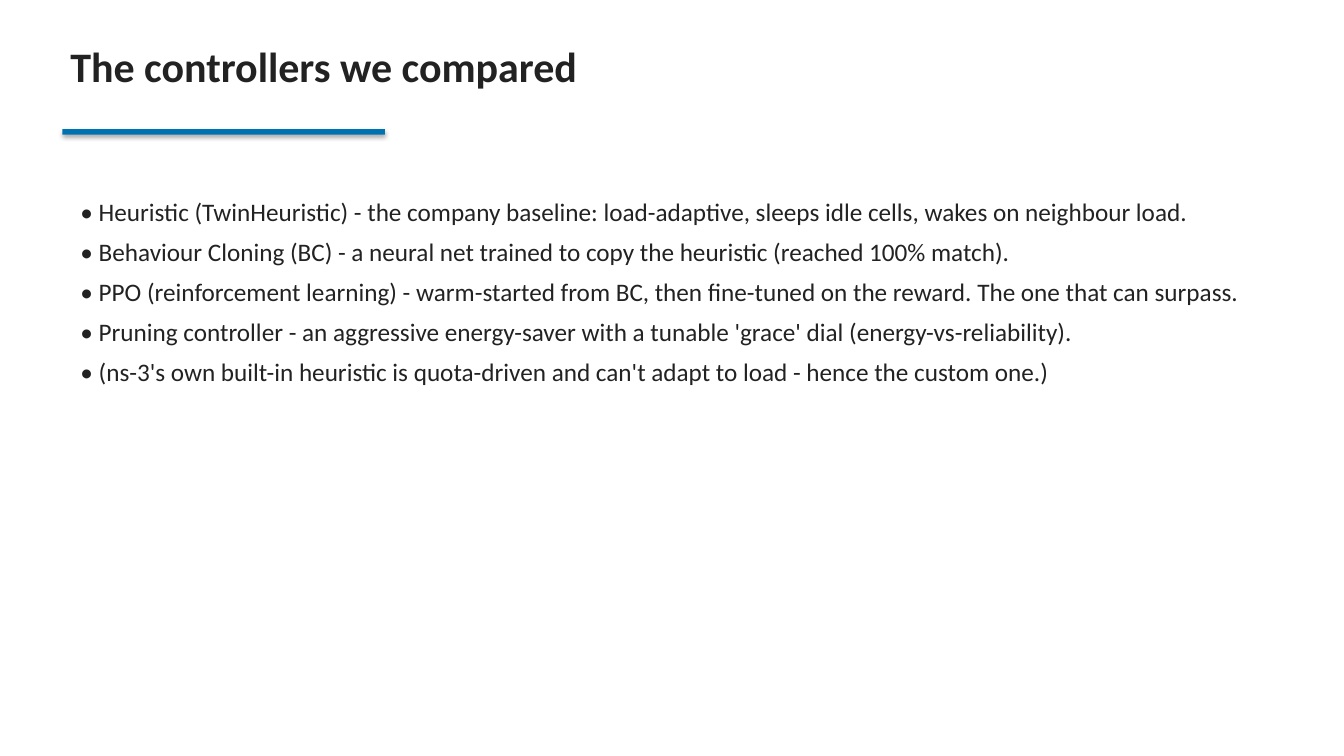
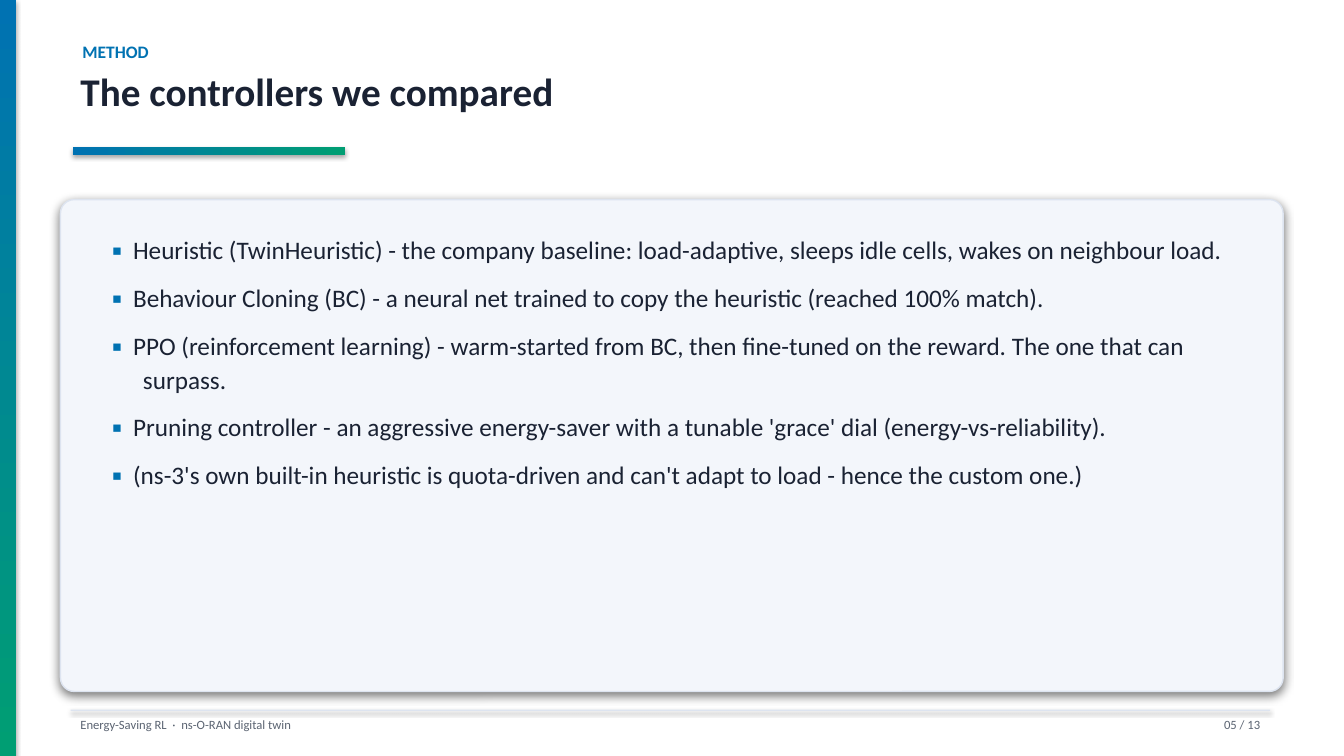
Before and after one commit to SergeantCooper/ns-o-ran-gym, a slide deck: slide 5 of energy_saving_RL_project.pptx. Drawn at 1344x756 pixels with LibreOffice and Linux fonts; fonts in the diff are those of the drawing. Boxes give left, top, right and bottom in pixels: in the first picture for what was removed or moved away, otherwise in the second. Text is boxed around its words. In the diff, an @@ line names an element or a change of style, - is before the commit and + after.

Commit message:
deck: redesign build_ppt.py with a cohesive visual theme
Adds a design system to the presentation (content/numbers unchanged):
- navy gradient title with capability pills + accent band
- per-slide section kickers, gradient underline, left accent strip, footer + page numbers
- content on soft-shadowed panels; colour-coded bullet markers
- figures mounted on shadowed cards, box-fit to the slide (fixes overflow)

```diff
--- a/energy_saving_RL_project.pptx
+++ b/energy_saving_RL_project.pptx
@@ rectangle added at <box>0,0,16,756</box>, fill gradient #0072B2 to #009E73 @@
@@ text added at <box>82,46,148,58</box>, 12.5 pt, text #0072B2, bold @@
+METHOD
@@ text "The controllers we compared": place and size @@
-text "The controllers we compared" at <box>70,52,577,89</box>
+text "The controllers we compared" at <box>80,78,554,112</box>
@@ text "The controllers we compared" at <box>80,78,554,112</box>: size 30 to 28 pt, text colour #222222 to #1A2233 @@
@@ rectangle: place and size @@
-rectangle at <box>63,129,385,135</box>
+rectangle at <box>73,147,345,154</box>
@@ rectangle at <box>73,147,345,154</box>: fill #0072B2 to gradient #0072B2 to #009E73 @@
@@ rounded rectangle added at <box>60,200,1284,692</box>, fill #F3F6FB, outline #DDE4F0 1 pt @@
@@ text at <box>133,240,1221,488</box>: text changed; text colour #222222 to #1A2233 @@
-• Heuristic (TwinHeuristic) - the company baseline: load-adaptive, sleeps idle cells, wakes on neighbour load.
-• Behaviour Cloning (BC) - a neural net trained to copy the heuristic (reached 100% match).
-• PPO (reinforcement learning) - warm-started from BC, then fine-tuned on the reward. The one that can surpass.
-• Pruning controller - an aggressive energy-saver with a tunable 'grace' dial (energy-vs-reliability).
-• (ns-3's own built-in heuristic is quota-driven and can't adapt to load - hence the custom one.)
+▪ Heuristic (TwinHeuristic) - the company baseline: load-adaptive, sleeps idle cells, wakes on neighbour load.
+▪ Behaviour Cloning (BC) - a neural net trained to copy the heuristic (reached 100% match).
+▪ PPO (reinforcement learning) - warm-started from BC, then fine-tuned on the reward. The one that can surpass.
+▪ Pruning controller - an aggressive energy-saver with a tunable 'grace' dial (energy-vs-reliability).
+▪ (ns-3's own built-in heuristic is quota-driven and can't adapt to load - hence the custom one.)
@@ rectangle added at <box>71,710,1270,711</box>, fill #DDE4F0 @@
@@ text added at <box>80,720,291,731</box>, 9 pt, text #5B6472 @@
+Energy-Saving RL · ns-O-RAN digital twin
@@ text added at <box>1224,721,1260,729</box>, 9 pt, text #5B6472 @@
+05 / 13
```
Also in this commit, not shown: 12 other slides changed, 1 other file.
